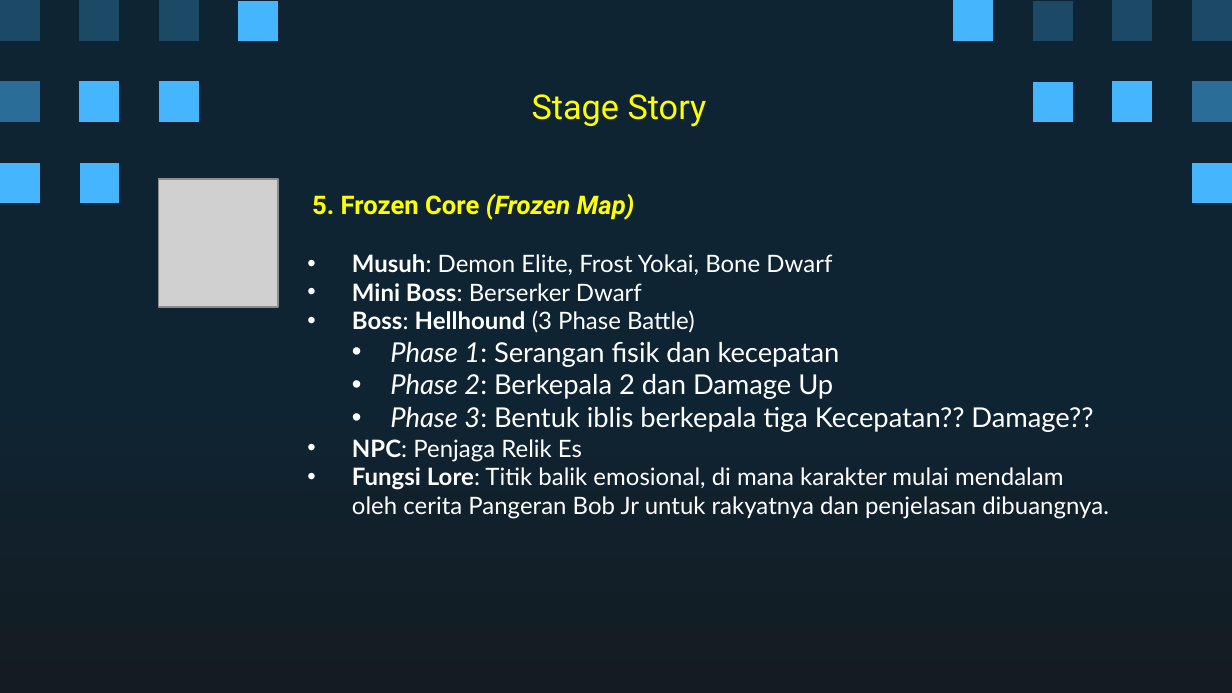
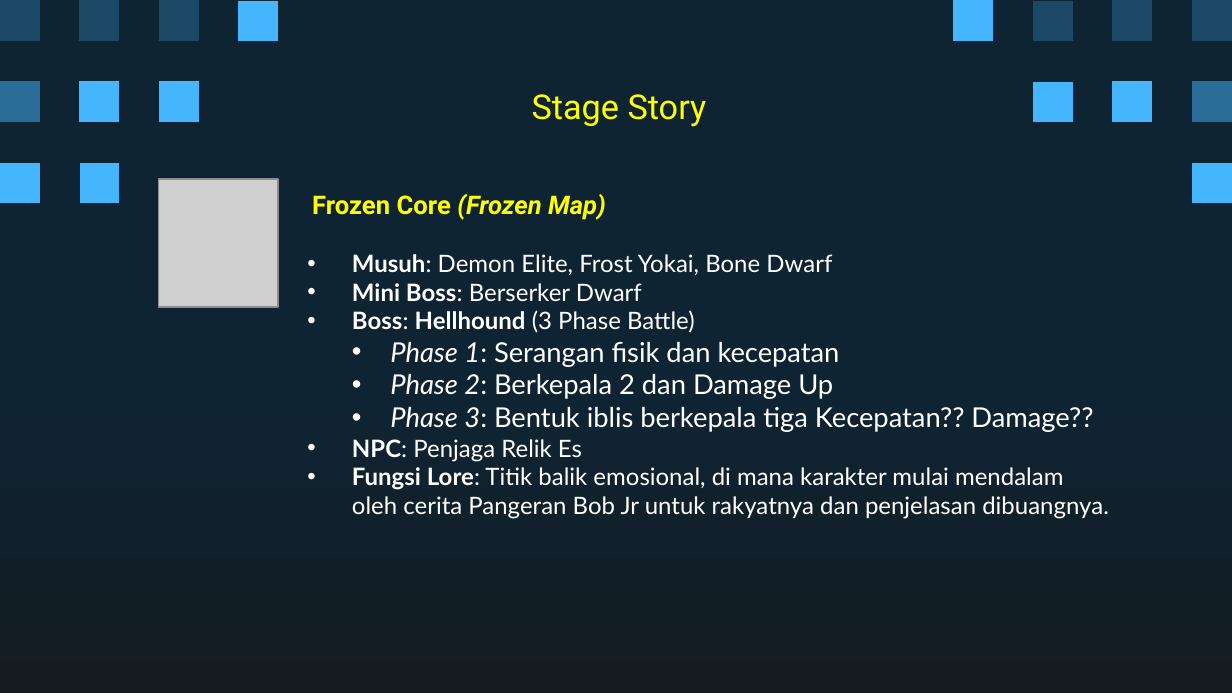
Before and after one commit to Ricardhad/gameProgProject, a slide deck: slide 13 of Super Pixel Vintage Gaming by Slidesgo.pptx (slide 14 before the commit). Drawn at 1232x693 pixels with LibreOffice and Linux fonts; fonts in the diff are those of the drawing; grey boxes stand for pictures. Boxes give left, top, right and bottom in pixels: in the first picture for what was removed or moved away, otherwise in the second. Text is boxed around its words. In the diff, an @@ line names an element or a change of style, - is before the commit and + after.

```diff
--- a/Super Pixel Vintage Gaming by Slidesgo.pptx
+++ b/Super Pixel Vintage Gaming by Slidesgo.pptx
@@ title at (x1=312, y1=194, x2=606, y2=220): text changed; italic on @@
-5. Frozen Core (Frozen Map)
+Frozen Core (Frozen Map)
```
Also in this commit, not shown: 7 other slides changed, 5 slides added, 5 slides removed.
